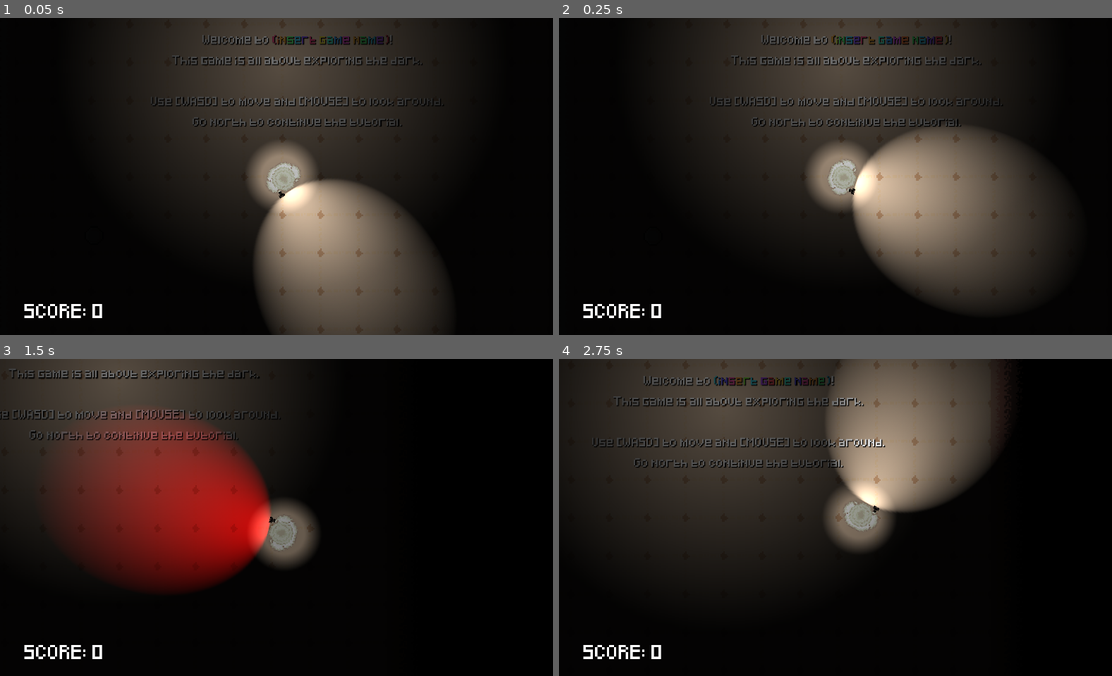
Above: before the commit, frames 1-4 (two rows, left to right).
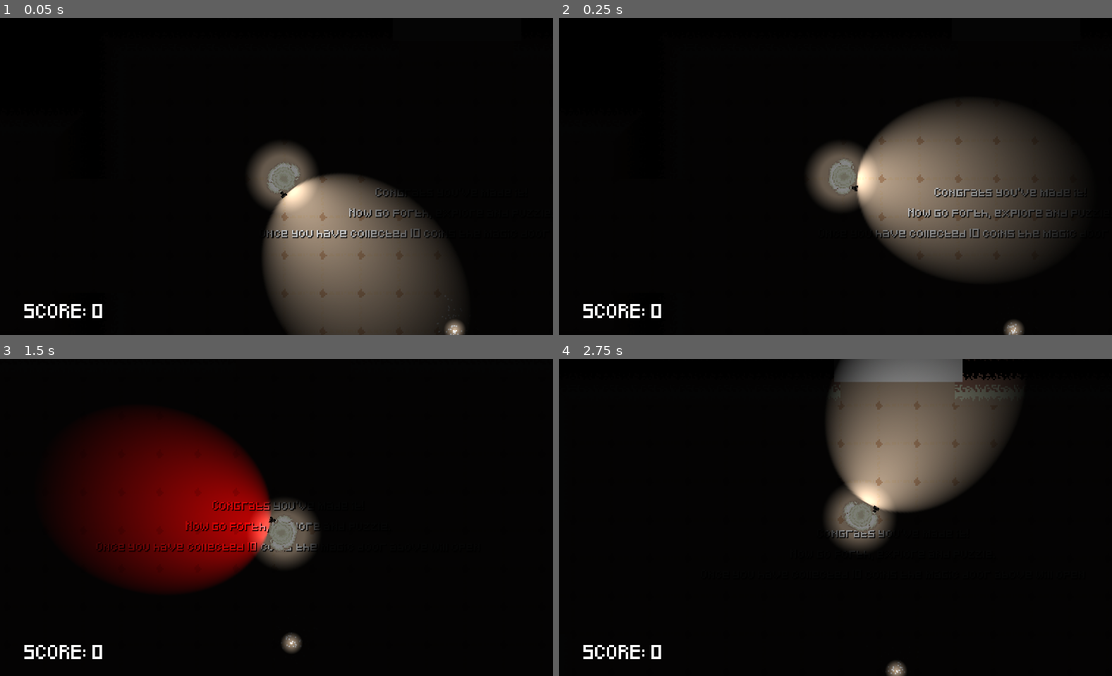
Above: after the commit, the same moments.

Repository: ToumaKamijou/Game-Making-A3
Game: Godot game, scene res://scenes/game_controller.tscn
Same seed, same stepped clock (60 frames per second), same inputs: the game is played once before the commit and once after it.
Inputs (mouse positions are in pixels of both pictures, inside the frame that each line leads up to):
- Up to frame 1 (0.05 s): no input
- Up to frame 2 (0.25 s): no input
- Up to frame 3 (1.5 s): tap Enter at 0.5 s; move the mouse to (403, 501) at 0.52 s; hold D (move_right) 0.53-1.28 s; hold Space (change_flash_color) 0.53-1.28 s; move the mouse to (171, 533) at 1.27 s; hold S (move_down) from 1.28 s (still down); tap F (interact) at 1.35 s
- Up to frame 4 (2.75 s): move the mouse to (896, 447) at 2.02 s; release S (move_down) at 2.03 s; hold D (move_right) from 2.03 s (still down); tap R at 2.1 s

The runs differ from the first frame. In frame 1, 32% of the frame differs, in the area x 20-85%, y 0-100%; in frame 2, 34%, in the area x 20-94%, y 0-100%; in frame 3, 25%; in frame 4, 32%.

Commit message:
Final room reward

Diff:
--- a/a-3-game/scenes/2D/levels/tutorial_area.tscn
+++ b/a-3-game/scenes/2D/levels/tutorial_area.tscn
@@ -8,6 +8,8 @@
 [ext_resource type="PackedScene" uid="uid://dbp1386a3bu16" path="res://scenes/2D/levels/skid_lines.tscn" id="6_joxsv"]
 [ext_resource type="PackedScene" uid="uid://d0jhjdqfm8j12" path="res://scenes/2D/gameplay/flashable_wall.tscn" id="7_qemij"]
 [ext_resource type="Script" uid="uid://ckvqv5mlwlo4y" path="res://scripts/2D/gameplay/final_wall.gd" id="8_rh50b"]
+[ext_resource type="Texture2D" uid="uid://buj08bvsrfyg0" path="res://assets/2D/sprites/chalice_sprite.png" id="9_7017s"]
+[ext_resource type="Script" uid="uid://dftsurvbesg14" path="res://scripts/2D/gameplay/chalice.gd" id="10_rsara"]
 
 [sub_resource type="TileSetAtlasSource" id="TileSetAtlasSource_4svj6"]
 texture = ExtResource("1_hiwdb")
@@ -454,6 +456,24 @@
 vertical_alignment = 1
 visible_characters_behavior = 1
 
+[node name="RichTextLabel10" type="RichTextLabel" parent="TextContainer"]
+texture_filter = 1
+offset_left = 624.0
+offset_top = -3928.0
+offset_right = 1288.0
+offset_bottom = -3737.0
+theme_override_colors/font_shadow_color = Color(0, 0, 0, 1)
+theme_override_fonts/normal_font = ExtResource("2_4svj6")
+theme_override_font_sizes/normal_font_size = 10
+bbcode_enabled = true
+text = "WOW you made it!
+Thank you for playing our game.
+
+We hope you enjoyed it :)"
+horizontal_alignment = 1
+vertical_alignment = 1
+visible_characters_behavior = 1
+
 [node name="StaticLightsContainer" type="Node2D" parent="."]
 
 [node name="StaticLight" parent="StaticLightsContainer" instance=ExtResource("3_k18t6")]
@@ -601,3 +621,10 @@
 
 [node name="MeshInstance2D" type="MeshInstance2D" parent="FinalWall"]
 mesh = SubResource("BoxMesh_qemij")
+
+[node name="Chalice" type="Sprite2D" parent="."]
+texture_filter = 1
+position = Vector2(962, -3700)
+scale = Vector2(2, 2)
+texture = ExtResource("9_7017s")
+script = ExtResource("10_rsara")
--- a/a-3-game/scenes/game_controller.tscn
+++ b/a-3-game/scenes/game_controller.tscn
@@ -19,6 +19,7 @@
 [node name="ViewportMover" type="Node2D" parent="."]
 
 [node name="Player" parent="ViewportMover" instance=ExtResource("1_ts4rt")]
+position = Vector2(725, -3331)
 
 [node name="Fog" type="CanvasModulate" parent="ViewportMover"]
 script = ExtResource("2_rc0pn")
@@ -43,6 +44,27 @@
 
 [node name="Checkpoint" parent="ViewportMover/CheckpointManager" instance=ExtResource("7_d6ul8")]
 position = Vector2(960, -3122)
+
+[node name="Checkpoint2" parent="ViewportMover/CheckpointManager" instance=ExtResource("7_d6ul8")]
+position = Vector2(2883, -3293)
+
+[node name="Checkpoint3" parent="ViewportMover/CheckpointManager" instance=ExtResource("7_d6ul8")]
+position = Vector2(2883, -2461)
+
+[node name="Checkpoint4" parent="ViewportMover/CheckpointManager" instance=ExtResource("7_d6ul8")]
+position = Vector2(2571, -3164)
+
+[node name="Checkpoint5" parent="ViewportMover/CheckpointManager" instance=ExtResource("7_d6ul8")]
+position = Vector2(1724, -4333)
+
+[node name="Checkpoint6" parent="ViewportMover/CheckpointManager" instance=ExtResource("7_d6ul8")]
+position = Vector2(-1485, -3342)
+
+[node name="Checkpoint7" parent="ViewportMover/CheckpointManager" instance=ExtResource("7_d6ul8")]
+position = Vector2(-2358, -3798)
+
+[node name="Checkpoint8" parent="ViewportMover/CheckpointManager" instance=ExtResource("7_d6ul8")]
+position = Vector2(-3239, -3794)
 
 [node name="SubViewportContainer" type="SubViewportContainer" parent="."]
 offset_right = 40.0
--- /dev/null
+++ b/a-3-game/scripts/2D/gameplay/chalice.gd
@@ -0,0 +1,19 @@
+extends Sprite2D
+
+
+@export var _bob_speed : float = 1.5
+@export var _bob_height : float = 25.0
+
+var t: float = 0.0
+var _start_y : float
+
+
+func _ready() -> void:
+	_start_y = global_position.y
+
+
+func _physics_process(delta: float) -> void:
+	# Bob up and down.
+	t += delta
+	var d = sin((t * _bob_speed) + 1) / 2
+	global_position.y = _start_y + (d * _bob_height)
Binary file added: a-3-game/assets/2D/sprites/chalice_sprite.png
Not shown, added: a-3-game/assets/2D/sprites/chalice_sprite.png.import
Not shown: 1 places in a-3-game/scenes/2D/levels/tutorial_area.tscn that only renumber resources
Not shown, added: a-3-game/scripts/2D/gameplay/chalice.gd.uid
